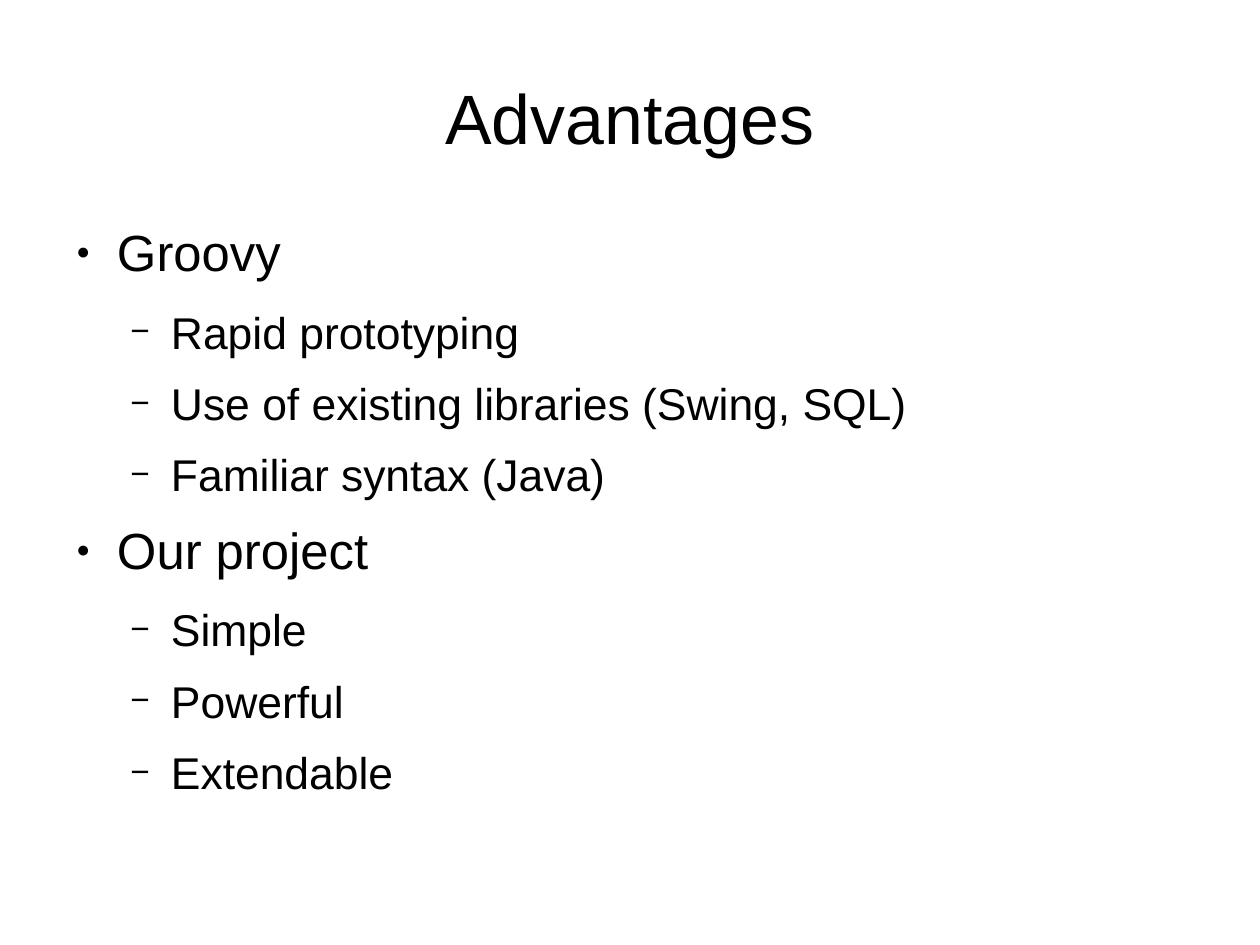
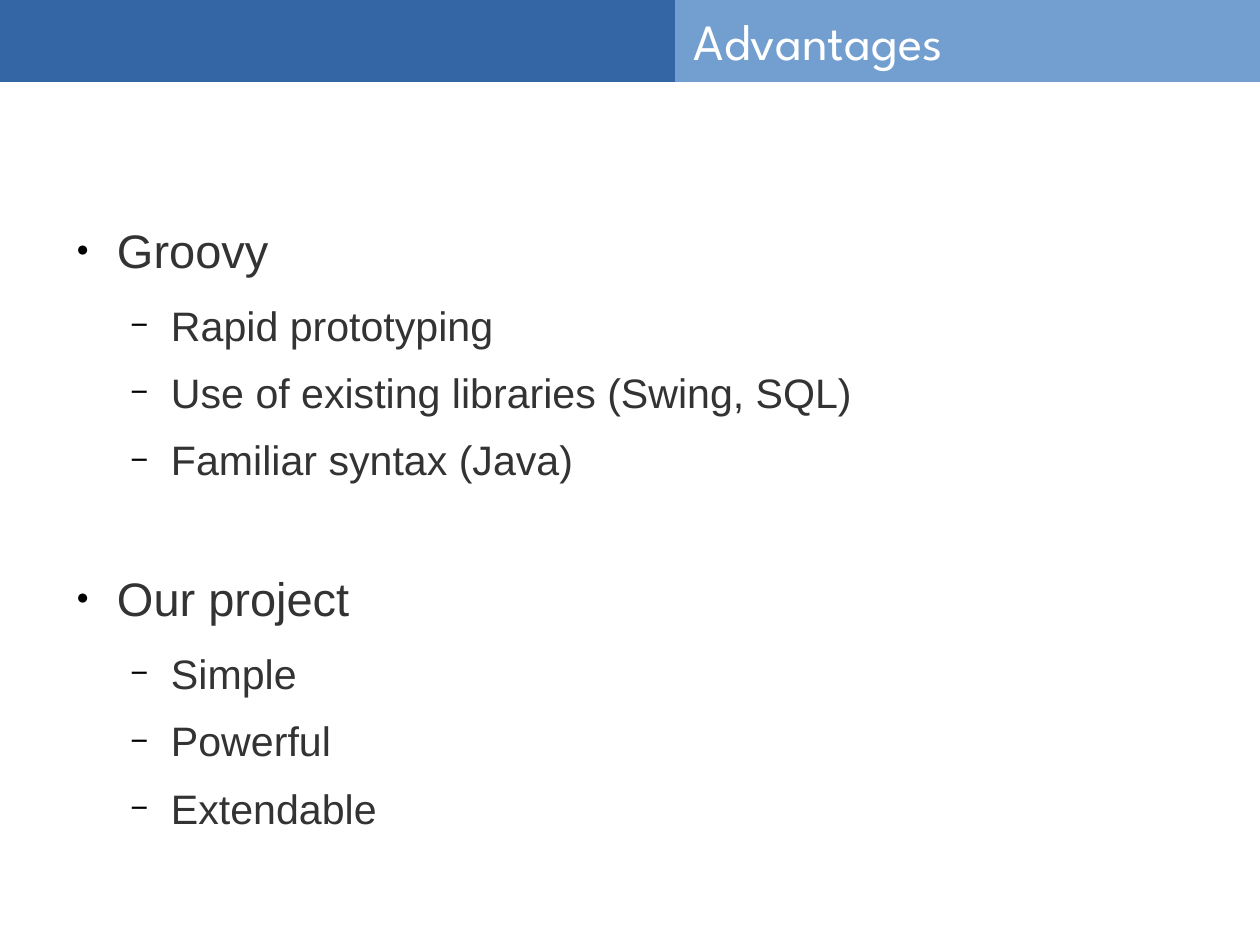
Before and after one commit to csam1810/dsl2014, a slide deck: slide 8 of dslProjectPresentation.odp. Drawn at 1260x945 pixels with LibreOffice and Linux fonts; fonts in the diff are those of the drawing. Boxes give left, top, right and bottom in pixels: in the first picture for what was removed or moved away, otherwise in the second. Text is boxed around its words. In the diff, an @@ line names an element or a change of style, - is before the commit and + after.

```diff
--- a/dslProjectPresentation.odp
+++ b/dslProjectPresentation.odp
@@ rectangle added at [0,0,1260,81], fill #3465A4, outline #3465A4 0 pt @@
@@ rectangle added at [676,0,1260,81], fill #729FCF, outline #729FCF 0 pt @@
@@ title "Advantages": place and size @@
-title "Advantages" at [445,93,814,157]
+title "Advantages" at [694,25,943,71]
@@ title "Advantages" at [694,25,943,71]: size 44 to 32 pt, font Arial to League Spartan, text colour #000000 to #FFFFFF; alignment centre to left @@
@@ text "Groovy" at [117,235,852,757]: size 32 to 29.6 pt in "Groovy", "Our project"; text colour #000000 to #333333; size 28 to 25.9 pt in "Rapid prototyping", "Use of existing libraries (Swing, SQL)", "Familiar syntax (Java)", "Simple" and 2 more places @@
```
Also in this commit, not shown: 8 other slides changed, 1 slide added, 1 other file.
